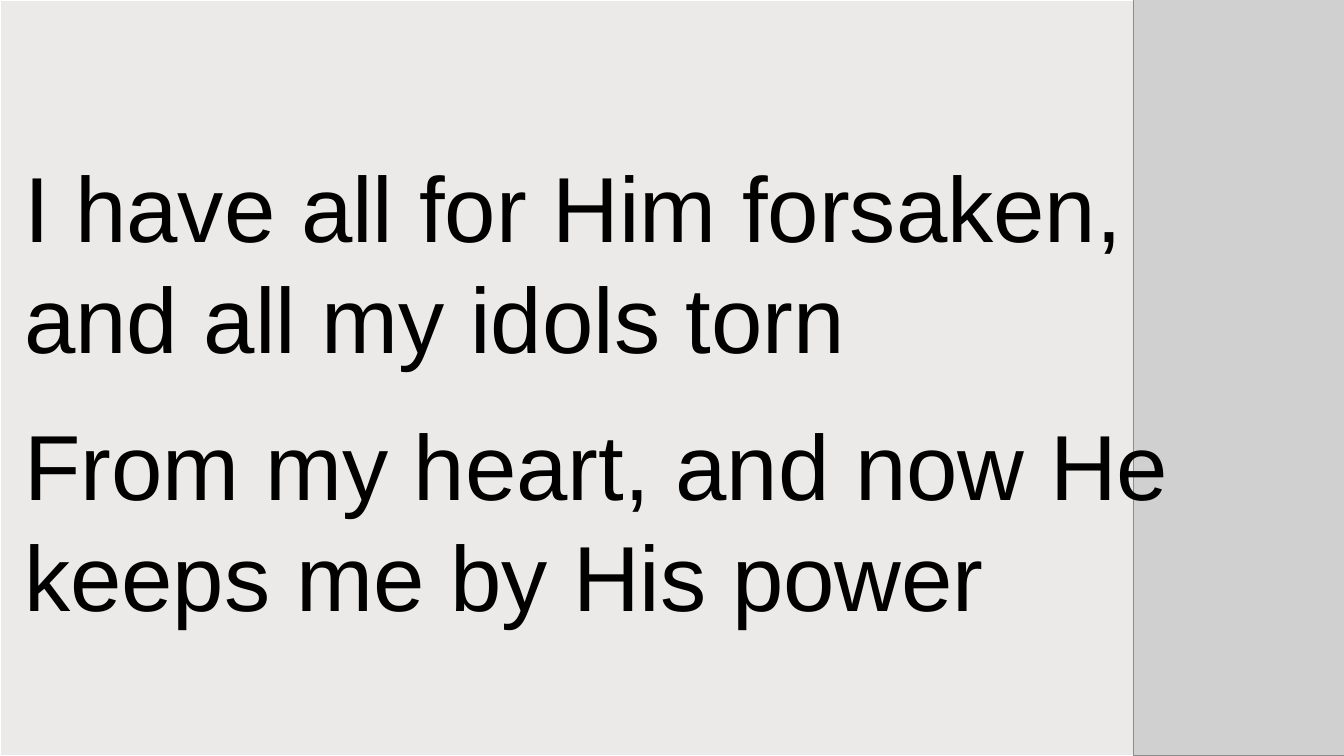
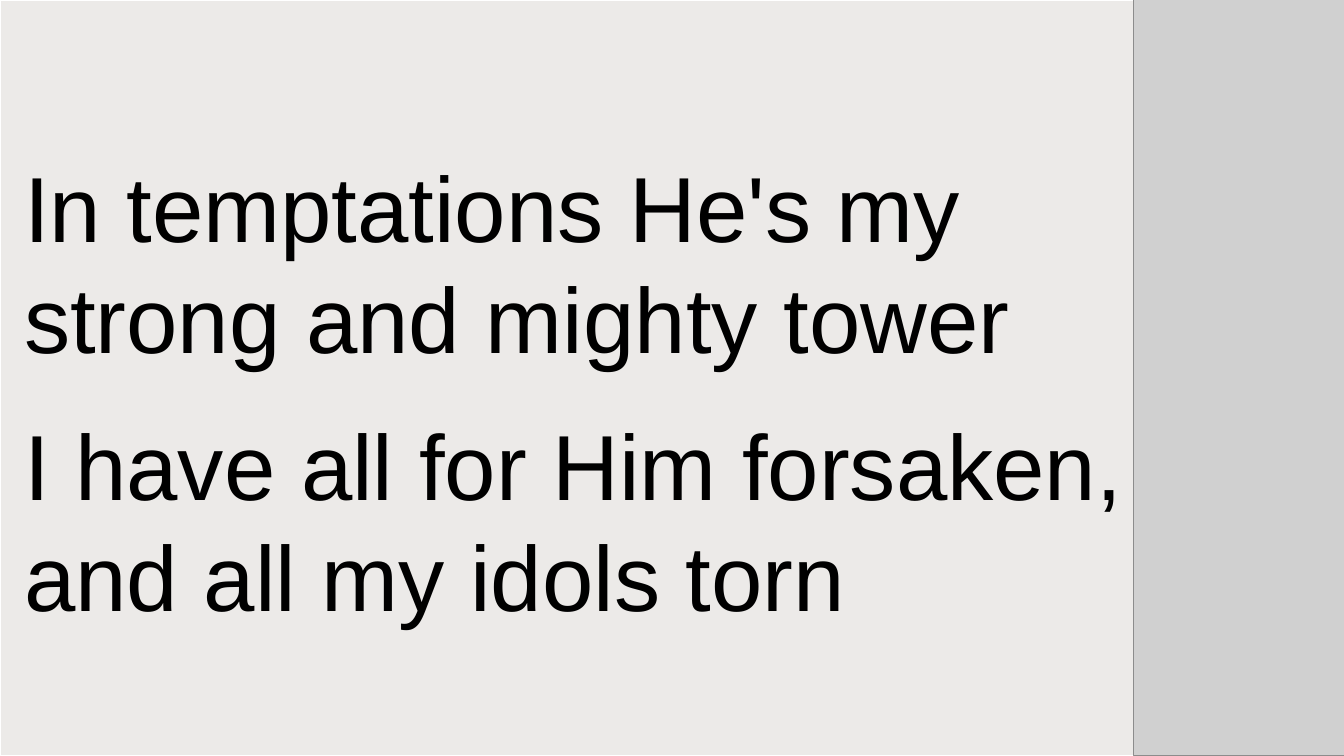
Before and after one commit to gwfrench164-collab/worship_slides, a slide deck: slide 146 of dev_out/decks/songs_test.pptx (slide 144 before the commit). Drawn at 1344x756 pixels with LibreOffice and Linux fonts; fonts in the diff are those of the drawing; grey boxes stand for pictures. Boxes give left, top, right and bottom in pixels: in the first picture for what was removed or moved away, otherwise in the second. Text is boxed around its words. In the diff, an @@ line names an element or a change of style, - is before the commit and + after.

```diff
--- a/dev_out/decks/songs_test.pptx
+++ b/dev_out/decks/songs_test.pptx
@@ text at (24,175,1010,369): paragraphs added @@
+In temptations He's my
+strong and mighty tower
@@ text at (24,427,1168,628): paragraphs removed @@
-From my heart, and now He
-keeps me by His power
@@ text at (24,433,1122,512): more space between paragraphs @@
```
Also in this commit, not shown: 28 other slides changed, 8 slides added, 4 slides removed, 18 other files.
